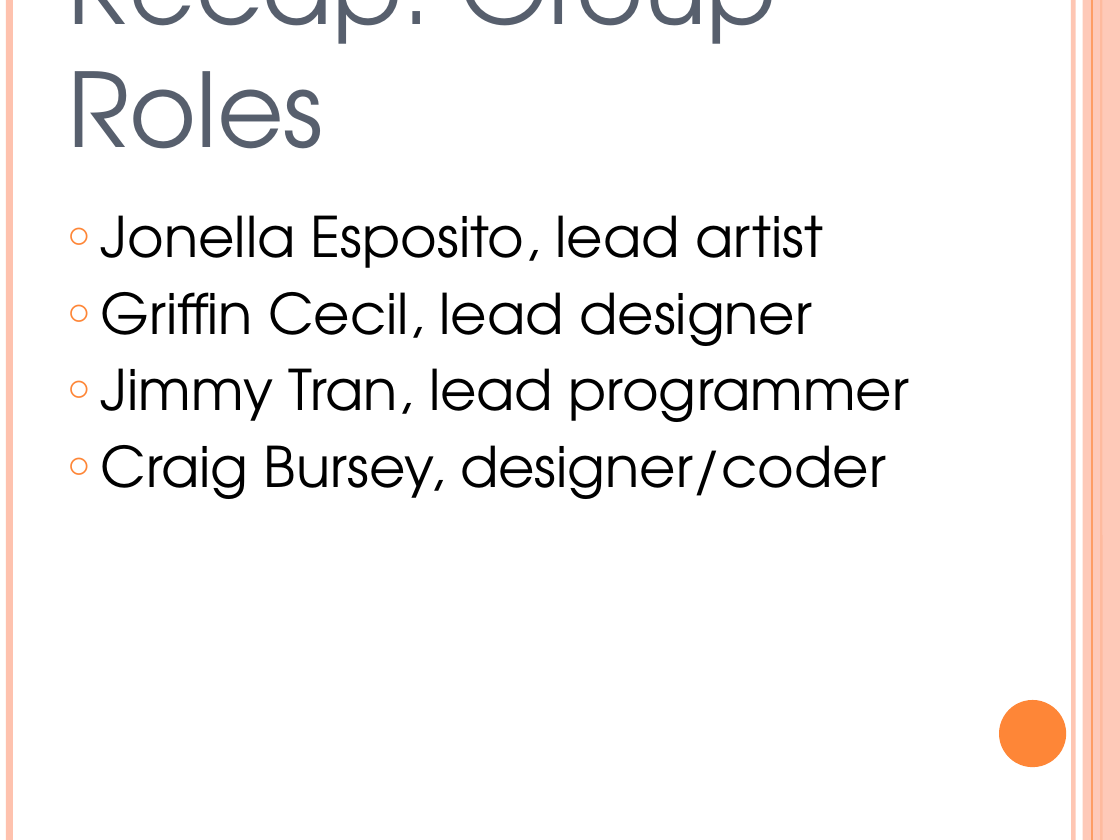
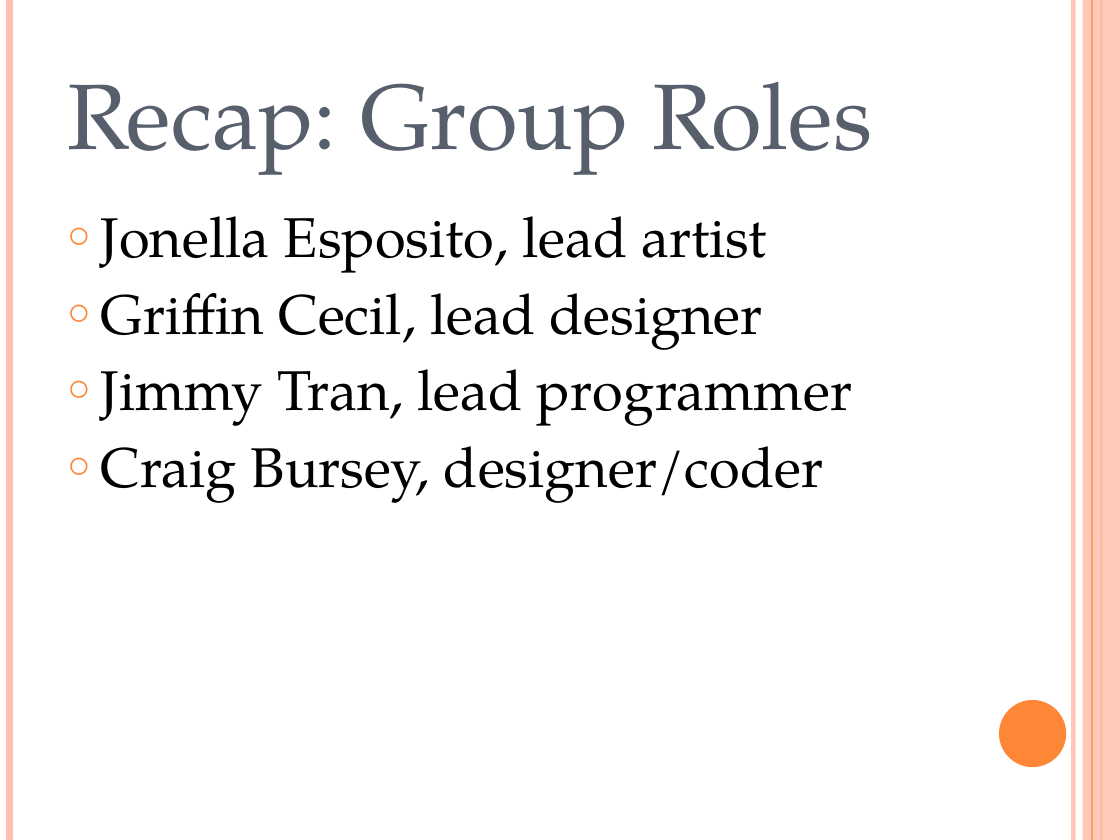
Before and after one commit to Jeemie/Ayee, a slide deck: slide 2 of WPIn Love, Final Presentation.pptx. Drawn at 1120x840 pixels with LibreOffice and Linux fonts; fonts in the diff are those of the drawing. Boxes give left, top, right and bottom in pixels: in the first picture for what was removed or moved away, otherwise in the second. Text is boxed around its words. In the diff, an @@ line names an element or a change of style, - is before the commit and + after.

Commit message:
Fixed spelling errors; used less obscure/more compatible font

```diff
--- a/WPIn Love, Final Presentation.pptx
+++ b/WPIn Love, Final Presentation.pptx
@@ title "Recap: Group Roles" at bbox=[67, 82, 872, 175]: size 66 to 59.4 pt, font TeX Gyre Adventor to TeX Gyre Pagella @@
@@ text "Jonella Esposito, lead artist" at bbox=[101, 216, 852, 503]: font TeX Gyre Adventor to TeX Gyre Pagella @@
```
Also in this commit, not shown: 4 other slides changed.
